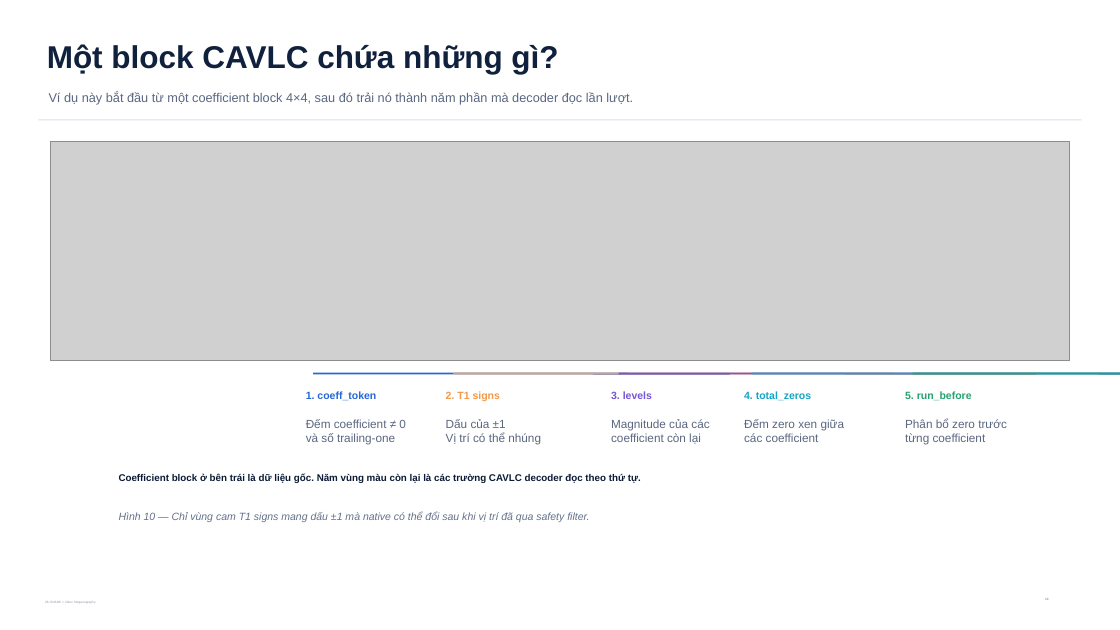
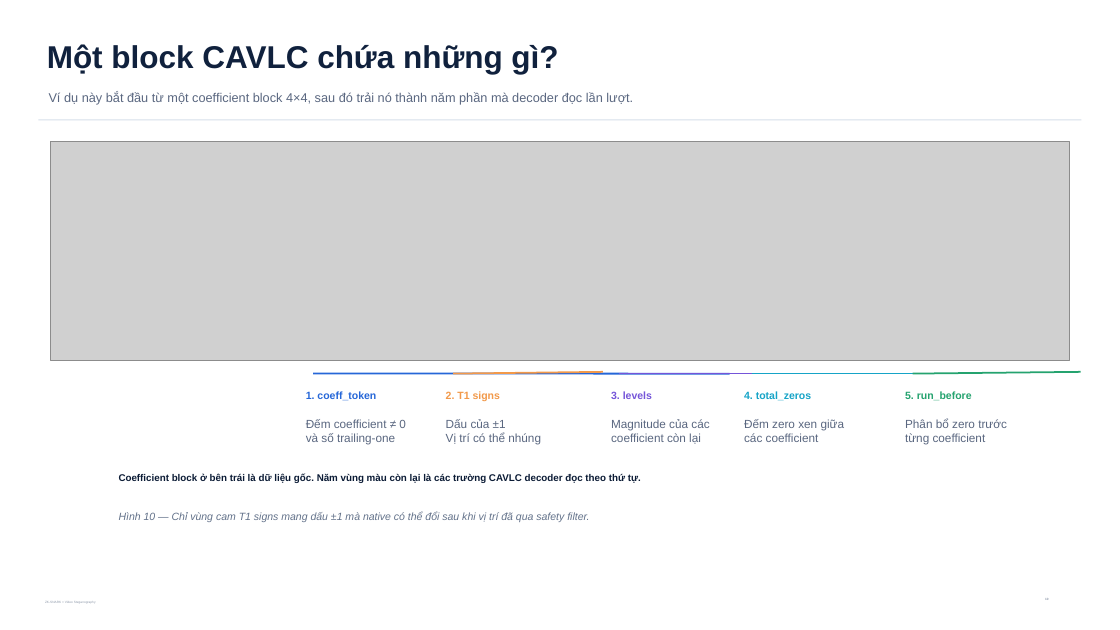
Before and after one commit to Saudadeeee/zk-snark-X-Steganography, a slide deck: slide 10 of VideoLevel/output/presentations/zkstego_computerphile_style_explainer_v24.pptx. Drawn at 1120x630 pixels with LibreOffice and Linux fonts; fonts in the diff are those of the drawing; grey boxes stand for pictures. Boxes give left, top, right and bottom in pixels: in the first picture for what was removed or moved away, otherwise in the second. Text is boxed around its words. In the diff, an @@ line names an element or a change of style, - is before the commit and + after.

```diff
--- a/VideoLevel/output/presentations/zkstego_computerphile_style_explainer_v24.pptx
+++ b/VideoLevel/output/presentations/zkstego_computerphile_style_explainer_v24.pptx
@@ line moved from (454, 374) - (1036, 374) to (454, 374) - (603, 372) @@
@@ line moved from (618, 374) - (1120, 374) to (618, 374) - (764, 374) @@
@@ line moved from (752, 374) - (1120, 374) to (752, 374) - (912, 374) @@
@@ line moved from (912, 374) - (1120, 374) to (912, 374) - (1081, 372) @@
```
Also in this commit, not shown: 12 other slides changed, 18 other files.
